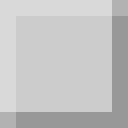
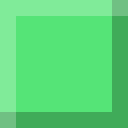
Comparing the layer stacks of the two (128, 128) images. Changes:
showed "bgm", painted on it over [0, 0, 128, 128]
